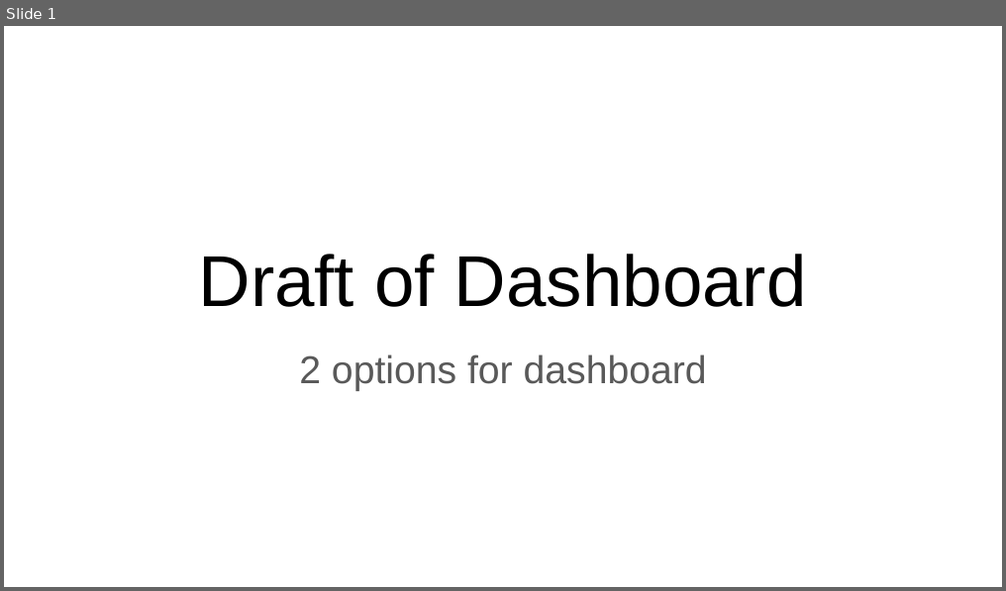
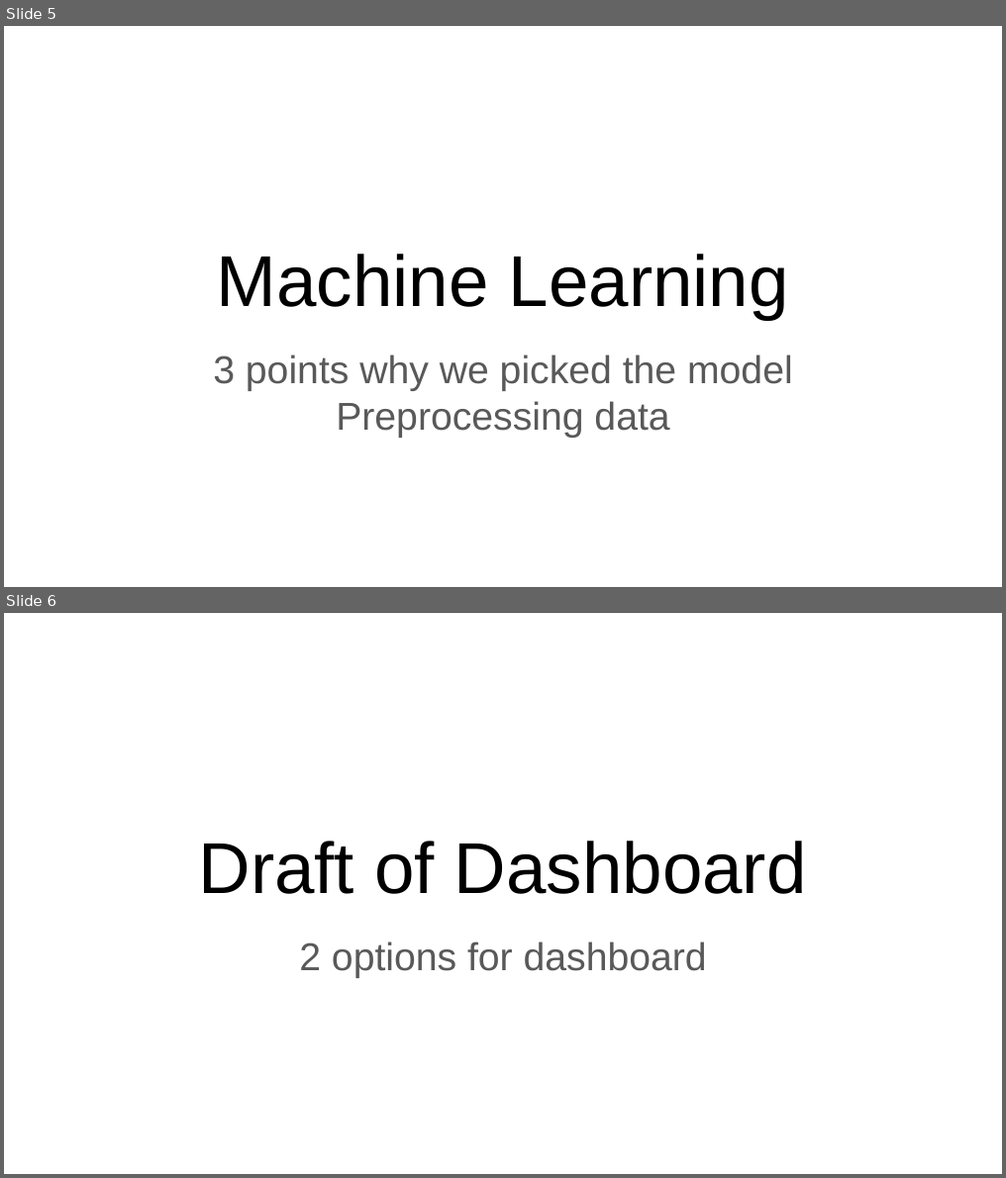
Before and after one commit to ahwinkelman/Group-4-Final, a slide deck: Draft of Dashboard.pptx. Shown one above the other, each under a label of ours: slide 1 before the commit, slides 5 and 6 after it. The pictures are 1006x591 and 1006x1178 pixels, drawn with LibreOffice and Linux fonts; fonts in the diff are those of the drawing. Boxes give left, top, right and bottom in pixels: in the first picture for what was removed or moved away, otherwise in the second. Text is boxed around its words. In the diff, an @@ line names an element or a change of style, - is before the commit and + after.

```diff
--- a/Draft of Dashboard.pptx
+++ b/Draft of Dashboard.pptx
@@ slide 5 added at (4, 26, 1002, 587), background #FFFFFF @@
@@ title added at (217, 254, 789, 320), 52 pt, text #000000 @@
+Machine Learning
@@ subtitle added at (213, 355, 793, 438), 28 pt, text #595959 @@
+3 points why we picked the model
+Preprocessing data
@@ what was slide 1 is now slide 6 @@
```
Also in this commit, not shown: 4 other slides added.
